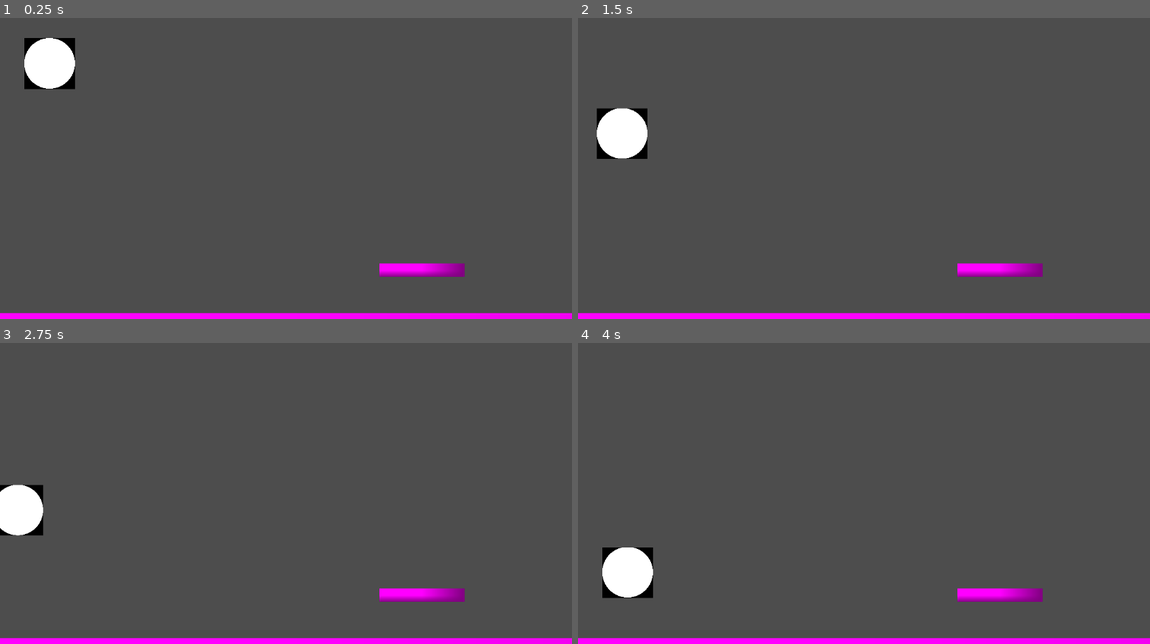
Above: before the commit, frames 1-4 (two rows, left to right).
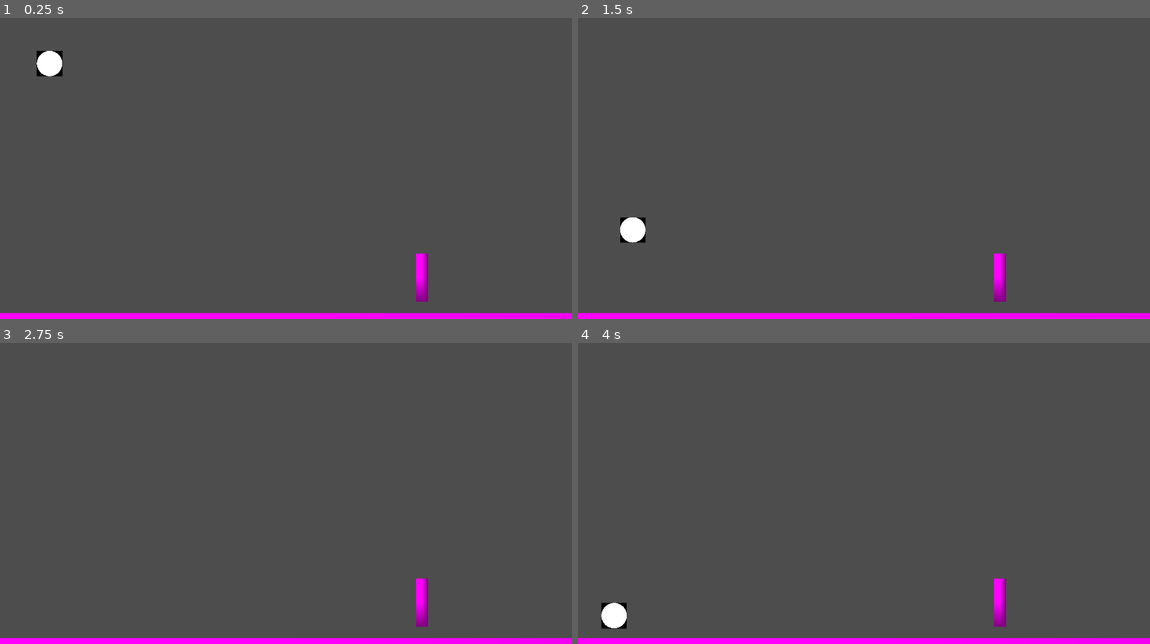
Above: after the commit, the same moments.

Repository: NAERNON/ggj-2026-mask
Game: Godot game, scene res://scenes/main.tscn
The game is run twice, just before and just after one commit, with the same random seed, the same clock (stepped at 60 frames per second) and the same inputs.
Inputs:
- Up to frame 1 (0.25 s): no input
- Up to frame 2 (1.5 s): hold D (move_tape_right) 0.53-1.28 s; hold R (move_tape_reroll) 0.53-1.28 s; tap Space (move_tape_jump) at 0.77 s; tap G (tape_switch_grip, bound only after the commit) at 0.8, 1.35 s; tap Enter at 1.25 s; hold A (move_tape_left) from 1.28 s (still down)
- Up to frame 3 (2.75 s): tap Space (move_tape_jump) at 1.52 s; tap R (move_tape_reroll) at 1.55 s; release A (move_tape_left) at 2.03 s; hold D (move_tape_right) from 2.03 s (still down); hold R (move_tape_reroll) from 2.03 s (still down); tap G (tape_switch_grip, bound only after the commit) at 2.3 s
- Up to frame 4 (4 s): tap Space (move_tape_jump) at 2.75, 3.02, 3.77 s; release R (move_tape_reroll) at 2.78 s; tap G (tape_switch_grip, bound only after the commit) at 2.85, 3.8 s; tap R (move_tape_reroll) at 3.05 s; release D (move_tape_right) at 3.53 s; hold A (move_tape_left) from 3.53 s (still down); hold R (move_tape_reroll) from 3.53 s (still down)

The runs differ from the first frame. In frame 1, 2.1% of the frame differs, in the area x 4-82%, y 6-95%; in frame 2, 2.7%; in frame 3, 2.1%; in frame 4, 2.8%, in the area x 4-82%, y 67-96%.

Commit message:
First basic implementation of scotch grip

Diff:
--- a/assets/masking_tape.tscn
+++ b/assets/masking_tape.tscn
@@ -17,17 +17,12 @@
 "speed": 5.0
 }]
 
-[node name="MaskingTape" type="CharacterBody2D" unique_id=311947507 node_paths=PackedStringArray("_masking_rubber")]
+[node name="MaskingTape" type="CharacterBody2D" unique_id=311947507]
 script = ExtResource("1_no3c2")
 jump_speed = 600.0
-_masking_rubber = NodePath("MaskingRubber")
 
 [node name="CollisionShape2D" type="CollisionShape2D" parent="." unique_id=932109046]
 shape = SubResource("CircleShape2D_no3c2")
 
 [node name="AnimatedSprite2D" type="AnimatedSprite2D" parent="." unique_id=1791920993]
 sprite_frames = SubResource("SpriteFrames_ikd68")
-
-[node name="MaskingRubber" type="Line2D" parent="." unique_id=1171544675]
-top_level = true
-width = 20.0
--- a/project.godot
+++ b/project.godot
@@ -51,6 +51,11 @@
 "events": [Object(InputEventKey,"resource_local_to_scene":false,"resource_name":"","device":-1,"window_id":0,"alt_press …(192 unchanged characters)…
 ]
 }
+tape_switch_grip={
+"deadzone": 0.2,
+"events": [Object(InputEventKey,"resource_local_to_scene":false,"resource_name":"","device":-1,"window_id":0,"alt_pressed":false,"shift_pressed":false,"ctrl_pressed":false,"meta_pressed":false,"pressed":false,"keycode":0,"physical_keycode":71,"key_label":0,"unicode":103,"location":0,"echo":false,"script":null)
+]
+}
 
 [physics]
 
--- /dev/null
+++ b/scenes/main.gd
@@ -0,0 +1,101 @@
+extends Node2D
+
+@export var masking_tape : MaskingTape
+@export_range(0.0, 1.0, 0.01) var epsilon_tape : float
+@export_range(0.0, 5.0, 0.01) var epsilon_corner : float
+
+@export var platforms : Node
+
+var _masking_tapes : Array[Line2D]
+
+var _current_tape : Line2D
+var _nb_current_tape_points : int
+var _current_param_dor : Vector3
+
+var _platform_corners : Array[Vector2]
+
+
+func _ready() -> void :
+	for child_idx : int in platforms.get_child_count() :
+		var platform : StaticBody2D = platforms.get_child(child_idx)
+		var center : Vector2 = platform.position
+
+		var collision : CollisionShape2D = platform.get_child(0)
+		var rectangle : RectangleShape2D = collision.shape
+		var size : Vector2 = rectangle.size * platform.scale / 2.0
+
+		_platform_corners.append(center + Vector2(-size.x, size.y))
+		_platform_corners.append(center + Vector2(size.x, size.y))
+		_platform_corners.append(center + Vector2(size.x, -size.y))
+		_platform_corners.append(center + Vector2(-size.x, -size.y))
+
+func _physics_process(_delta : float) -> void :
+	if _current_tape :
+		_current_tape.set_point_position(_nb_current_tape_points-1, masking_tape.position)
+
+		if _nb_current_tape_points > 2 :
+			var p1 : Vector2 = _current_tape.get_point_position(_nb_current_tape_points-2)
+			var p2 : Vector2 = _current_tape.get_point_position(_nb_current_tape_points-1)
+
+			var param_d : Vector3 = get_param_d(p1, p2)
+			var a : float = param_d.x*param_d.x + param_d.y*param_d.y
+
+			for corner : Vector2 in _platform_corners :
+				var alpha : float = (-param_d.z-param_d.x*corner.x - param_d.y*corner.y) / a
+				var dist  : float = abs(alpha) * sqrt(a)
+
+				var p_on_d : Vector2 = corner + alpha*Vector2(param_d.x, param_d.y)
+
+				var p1_p2 = p1.distance_to(p2)
+				var p_p1  = p_on_d.distance_to(p1)
+				var p_p2  = p_on_d.distance_to(p2)
+
+				if dist < epsilon_corner and p_p1 < p1_p2 and p_p2 < p1_p2 :
+					_current_tape.add_point(corner, _nb_current_tape_points-1)
+					_nb_current_tape_points += 1
+
+func get_param_d(p1 : Vector2, p2 : Vector2) -> Vector3 :
+		var param_d : Vector3
+
+		param_d.x = -p1.y + p2.y
+		param_d.y = p1.x - p2.x
+		param_d.z = -param_d.x * p1.x - param_d.y * p1.y
+
+		return param_d
+
+func _on_masking_tape_end_grip() -> void:
+	if _current_tape :
+		_masking_tapes.append(_current_tape)
+	_current_tape = null
+
+func _on_masking_tape_start_grip() -> void:
+	_current_tape = Line2D.new()
+	self.add_child(_current_tape)
+	_current_tape.width = 2.5
+	_nb_current_tape_points = 0
+	masking_tape.reroll_target = Vector2.INF
+
+	_current_tape.add_point(masking_tape.position)
+	_nb_current_tape_points += 1
+
+	if masking_tape.is_on_wall() or masking_tape.is_on_floor() :
+		masking_tape.reroll_target = _current_tape.get_point_position(_nb_current_tape_points-1)
+		_current_tape.add_point(masking_tape.position)
+		_nb_current_tape_points += 1
+
+func _on_masking_tape_touch_or_leave_floor() -> void:
+	if _current_tape :
+		masking_tape.reroll_target = _current_tape.get_point_position(_nb_current_tape_points-1)
+		_current_tape.add_point(masking_tape.position)
+		_nb_current_tape_points += 1
+
+func _on_masking_tape_reroll() -> void:
+	if masking_tape.position.distance_to(masking_tape.reroll_target) < epsilon_tape :
+		_current_tape.remove_point(_nb_current_tape_points-2)
+		_nb_current_tape_points -= 1
+
+		if _nb_current_tape_points < 2 :
+			masking_tape.reroll_target = Vector2.INF
+			masking_tape.is_gripping = false
+		else :
+			masking_tape.reroll_target = _current_tape.get_point_position(_nb_current_tape_points-2)
--- a/scenes/main.tscn
+++ b/scenes/main.tscn
@@ -1,5 +1,6 @@
 [gd_scene format=3 uid="uid://duo10s40hrnjf"]
 
+[ext_resource type="Script" uid="uid://dy78nvx7md1h5" path="res://scenes/main.gd" id="1_0wfyh"]
 [ext_resource type="PackedScene" uid="uid://ba5ixoxqnb3gk" path="res://assets/masking_tape.tscn" id="1_o5qli"]
 
 [sub_resource type="RectangleShape2D" id="RectangleShape2D_o5qli"]
@@ -7,37 +8,50 @@
 
 [sub_resource type="PlaceholderTexture2D" id="PlaceholderTexture2D_o5qli"]
 
-[node name="Main" type="Node2D" unique_id=714016782]
+[node name="Main" type="Node2D" unique_id=714016782 node_paths=PackedStringArray("masking_tape", "platforms")]
+script = ExtResource("1_0wfyh")
+masking_tape = NodePath("MaskingTape")
+epsilon_tape = 1.0
+epsilon_corner = 2.5
+platforms = NodePath("Platforms")
 
 [node name="MaskingTape" parent="." unique_id=311947507 instance=ExtResource("1_o5qli")]
 position = Vector2(100, 100)
-scale = Vector2(0.1, 0.1)
+scale = Vector2(0.05, 0.05)
 roll_acceleration = 500.0
 deceleration_scale = 50.0
 jump_speed = 500.0
 reroll_speed = 700.0
-espilon_ungrip = 0.5
 
-[node name="StaticBody2D" type="StaticBody2D" parent="." unique_id=1731318811]
-position = Vector2(576, 650)
-scale = Vector2(10, 1)
+[node name="MaskingTapes" type="Node" parent="." unique_id=589121195]
 
-[node name="CollisionShape2D" type="CollisionShape2D" parent="StaticBody2D" unique_id=1645058030]
+[node name="Platforms" type="Node" parent="." unique_id=655728539]
+
+[node name="StaticBody2D2" type="StaticBody2D" parent="Platforms" unique_id=712307921]
+position = Vector2(850, 564.9)
+scale = Vector2(0.02, 3.6)
+
+[node name="CollisionShape2D" type="CollisionShape2D" parent="Platforms/StaticBody2D2" unique_id=1030156514]
 shape = SubResource("RectangleShape2D_o5qli")
 
-[node name="Sprite2D" type="Sprite2D" parent="StaticBody2D" unique_id=417878601]
+[node name="Sprite2D" type="Sprite2D" parent="Platforms/StaticBody2D2" unique_id=578743585]
 position = Vector2(-1.5258789e-05, 0)
 scale = Vector2(1152, 27)
 texture = SubResource("PlaceholderTexture2D_o5qli")
 
-[node name="StaticBody2D2" type="StaticBody2D" parent="." unique_id=712307921]
-position = Vector2(850, 550)
-scale = Vector2(0.15, 1)
+[node name="StaticBody2D" type="StaticBody2D" parent="Platforms" unique_id=1731318811]
+position = Vector2(576, 650)
+scale = Vector2(10, 1)
 
-[node name="CollisionShape2D" type="CollisionShape2D" parent="StaticBody2D2" unique_id=1030156514]
+[node name="CollisionShape2D" type="CollisionShape2D" parent="Platforms/StaticBody2D" unique_id=1645058030]
 shape = SubResource("RectangleShape2D_o5qli")
 
-[node name="Sprite2D" type="Sprite2D" parent="StaticBody2D2" unique_id=578743585]
+[node name="Sprite2D" type="Sprite2D" parent="Platforms/StaticBody2D" unique_id=417878601]
 position = Vector2(-1.5258789e-05, 0)
 scale = Vector2(1152, 27)
 texture = SubResource("PlaceholderTexture2D_o5qli")
+
+[connection signal="end_grip" from="MaskingTape" to="." method="_on_masking_tape_end_grip"]
+[connection signal="reroll" from="MaskingTape" to="." method="_on_masking_tape_reroll"]
+[connection signal="start_grip" from="MaskingTape" to="." method="_on_masking_tape_start_grip"]
+[connection signal="touch_or_leave_floor" from="MaskingTape" to="." method="_on_masking_tape_touch_or_leave_floor"]
--- a/scripts/masking_tape.gd
+++ b/scripts/masking_tape.gd
@@ -4,14 +4,30 @@
 @export_range(0.0, 100.0, 1.0)   var deceleration_scale : float
 @export_range(0.0, 1000.0, 10.0) var jump_speed         : float
 @export_range(0.0, 1000.0, 10.0) var reroll_speed       : float
-@export_range(0.0, 1.0, 0.001) var espilon_ungrip       : float
-@export var _masking_rubber : Line2D
 
-var _in_free_fall   : bool
-var _is_rerolling   : bool
+var reroll_target : Vector2
+
+signal start_grip()
+signal end_grip()
+signal touch_or_leave_floor()
+signal reroll()
+
+var _in_free_fall   : bool :
+	set(new_value) :
+		_in_free_fall = new_value
+		touch_or_leave_floor.emit()
+
+var _is_rerolling : bool
+
+var is_gripping  : bool :
+	set(new_value) :
+		is_gripping = new_value
+		if is_gripping :
+			start_grip.emit()
+		else :
+			end_grip.emit()
 
 func _ready() -> void :
-	_masking_rubber.add_point(self.position)
 	_in_free_fall = not is_on_floor()
 	_is_rerolling = Input.is_action_just_pressed('move_tape_reroll')
 
@@ -24,19 +40,17 @@
 
 		if _in_free_fall and is_on_floor() :
 			_in_free_fall = false
-			_masking_rubber.add_point(self.position)
 		elif not is_on_floor() and not _in_free_fall :
 			_in_free_fall = true
 
-	elif _masking_rubber.get_point_count() > 1 :
-		self.position = self.position.move_toward(_masking_rubber.get_point_position(_masking_rubber.get_point_count()-2), reroll_speed*delta)
-		if self.position.distance_to(_masking_rubber.get_point_position(_masking_rubber.get_point_count()-2)) < espilon_ungrip :
-			_masking_rubber.remove_point(_masking_rubber.get_point_count()-2)
+	else :
+		if reroll_target != Vector2.INF :
+			self.position = self.position.move_toward(reroll_target, reroll_speed*delta)
+			reroll.emit()
 
-	_masking_rubber.set_point_position(_masking_rubber.get_point_count()-1, self.position)
 
 func get_input(delta : float) -> void :
-	_is_rerolling = Input.is_action_pressed('move_tape_reroll')
+	_is_rerolling = Input.is_action_pressed('move_tape_reroll') and is_gripping
 
 	if _is_rerolling :
 		velocity = Vector2.ZERO
@@ -45,6 +59,10 @@
 	var right  = Input.is_action_pressed('move_tape_right')
 	var left   = Input.is_action_pressed('move_tape_left')
 	var jump   = Input.is_action_just_pressed('move_tape_jump')
+	var grip   = Input.is_action_just_pressed('tape_switch_grip')
+
+	if grip :
+		is_gripping = not is_gripping
 
 	var moving = right or left
 
Not shown, added: scenes/main.gd.uid
